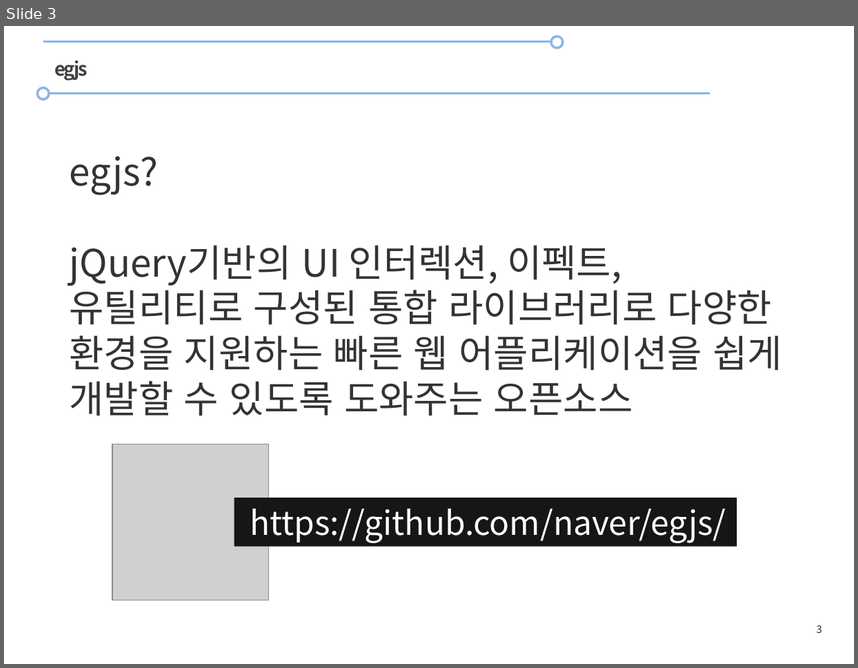
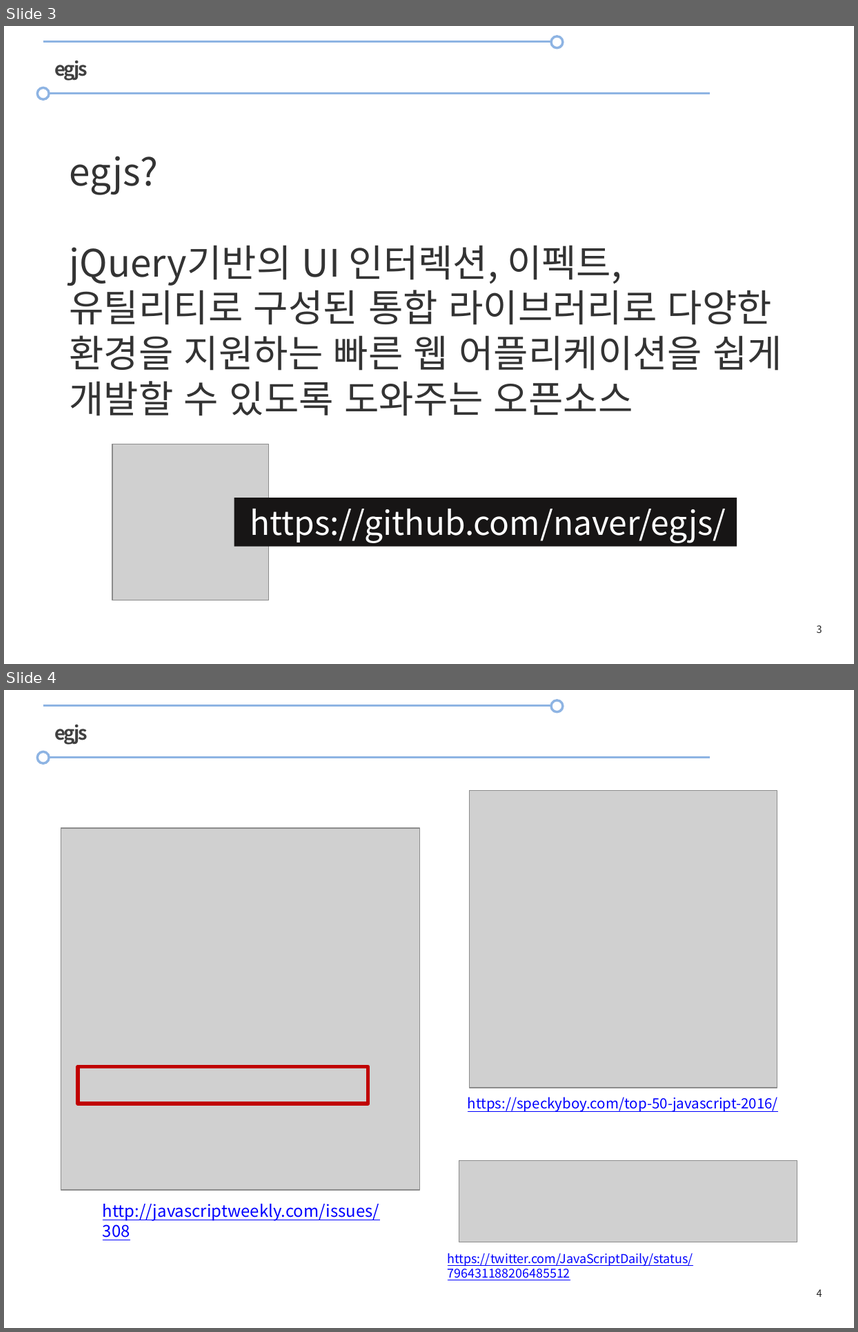
Before and after one commit to egjs/edu, a slide deck: slides/egjs-codelab.pptx. Shown one above the other, each under a label of ours: slide 3 before the commit, slides 3 and 4 after it. The pictures are 858x668 and 858x1332 pixels, drawn with LibreOffice and Linux fonts; fonts in the diff are those of the drawing; grey boxes stand for pictures; background and template pictures are left out. Boxes give left, top, right and bottom in pixels: in the first picture for what was removed or moved away, otherwise in the second. Text is boxed around its words. In the diff, an @@ line names an element or a change of style, - is before the commit and + after.

```diff
--- a/slides/egjs-codelab.pptx
+++ b/slides/egjs-codelab.pptx
@@ slide 4 added at (x1=4, y1=690, x2=854, y2=1328), background #FFFFFF; not listed: 5 template elements that a slide beside it also shows @@
@@ text added at (x1=55, y1=724, x2=87, y2=745), 16 pt, text #404040, bold @@
+egjs
@@ picture added at (x1=469, y1=790, x2=777, y2=1088) @@
@@ picture added at (x1=61, y1=828, x2=419, y2=1189) @@
@@ rectangle added at (x1=78, y1=1067, x2=368, y2=1104), outline #C00000 3 pt @@
@@ text added at (x1=468, y1=1096, x2=778, y2=1112), 12 pt, text #0000FF, underline @@
+https://speckyboy.com/top-50-javascript-2016/
@@ picture added at (x1=459, y1=1160, x2=797, y2=1242) @@
@@ text added at (x1=103, y1=1203, x2=379, y2=1240), 14 pt, text #0000FF, underline @@
+http://javascriptweekly.com/issues/308
@@ text added at (x1=448, y1=1252, x2=693, y2=1280), 10.5 pt, text #0000FF, underline @@
+https://twitter.com/JavaScriptDaily/status/796431188206485512
```
Also in this commit, not shown: 1 slide changed, 9 other files.
